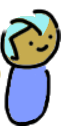
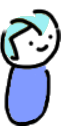
Layers edited between the first and the second 64×128 image:
renamed "Colour" to "Shirt colour", painted on it over [left=0, top=18, right=58, bottom=78]
